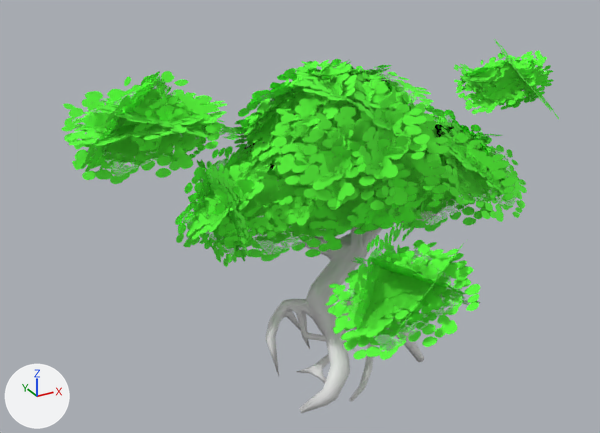
The FBX model Assets/Models/Foliage/Tree A 2.fbx, before and after one commit.
Before and after are seen from a 50 mm camera at (-7.76, -12.58, 9.75) aimed at (-0.41, 0.79, 3.07). Every picture has the same lights, and +X, +Y and +Z are marked at lower left. Objects named as collision shapes, trigger or cutter boxes, shadow casters or lower levels of detail are left out. Where no turn or scale is listed for an object, it has been applied to the vertices.

Names of what the first picture shows: 'TreeA 2 LOD 0', 'TreeA 2 LOD1'.
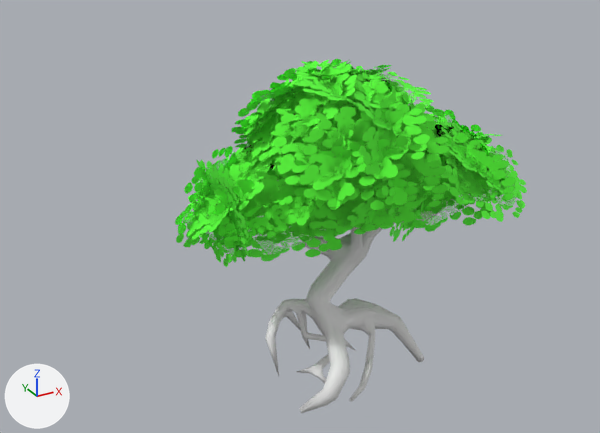
Changed parts and their boxes (x1, y1, x2, y2) in the pictures (600 x 433 px):
'TreeA 2 LOD1', reshaped (29% narrower)
    before: (61, 38, 559, 409)
    after: (175, 59, 527, 409)
'TreeA 2 LOD 0', reshaped (32% narrower)
    before: (92, 50, 553, 413)
    after: (194, 68, 507, 413)
part 1 of me_plane_008, deleted (green)
    before: (61, 38, 559, 360)
part 2 of me_plane_003, deleted (green)
    before: (92, 50, 553, 337)

What changed in the scene script:
```text
Change me_plane_003:
    used by ob_treea_2_lod_0; location = (0.0, 0.0, 0.0)
    remove me_plane_003.from_pydata(...)  # 929 vertices, 970 faces; spans x -4.46..5.09, y -2.77..3.9, z -0.27..6.23
    add me_plane_003.from_pydata(...)  # 845 vertices, 949 faces; spans x -3.08..4.13, y -1.51..3.9, z -0.27..6.23
    me_plane_003 part 2: 21 loose pieces with 84 vertices, spanning x -4.46..5.09, y -2.77..2.52, z 1.55..6.23, are deleted
    remove me_plane_003.materials.append(mat_leaves_float)
Change me_plane_008:
    used by ob_treea_2_lod1; location = (0.0, 0.0, 0.0)
    remove me_plane_008.from_pydata(...)  # 415 vertices, 486 faces; spans x -5.14..5.54, y -3.19..4.22, z -0.28..6.65
    add me_plane_008.from_pydata(...)  # 363 vertices, 473 faces; spans x -3.73..4.78, y -1.73..2.94, z -0.28..6.46
    me_plane_008 part 1: 13 loose pieces with 52 vertices, spanning x -5.14..5.54, y -3.19..4.22, z 1.02..6.65, are deleted
```
